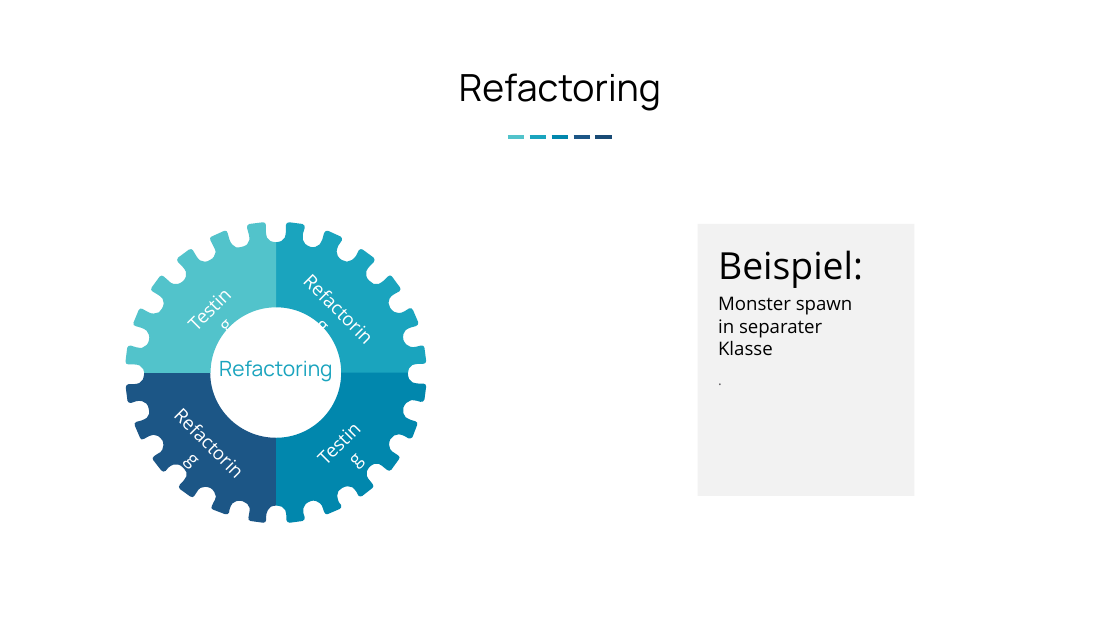
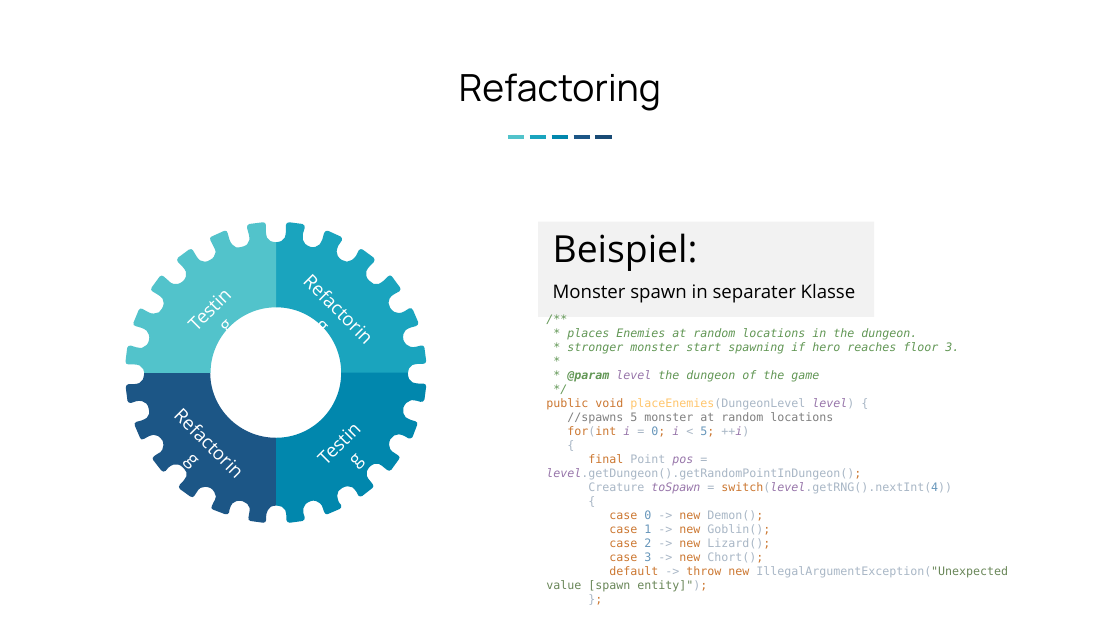
Before and after one commit to jhauter/pm-dungeon3, a slide deck: slide 6 of Präsentation/Projektpräsentation PaAdMi.pptx. Drawn at 1120x630 pixels with LibreOffice and Linux fonts; fonts in the diff are those of the drawing. Boxes give left, top, right and bottom in pixels: in the first picture for what was removed or moved away, otherwise in the second. Text is boxed around its words. In the diff, an @@ line names an element or a change of style, - is before the commit and + after.

```diff
--- a/Präsentation/Projektpräsentation PaAdMi.pptx
+++ b/Präsentation/Projektpräsentation PaAdMi.pptx
@@ rectangle resized from (x1=698, y1=223, x2=915, y2=496) to (x1=539, y1=222, x2=875, y2=317) @@
@@ text "Beispiel:" moved from (x1=718, y1=250, x2=863, y2=288) to (x1=553, y1=233, x2=698, y2=271) @@
@@ text "Monster spawn in separater Klasse" rewrapped from (x1=718, y1=296, x2=852, y2=356) to (x1=553, y1=283, x2=856, y2=303) @@
@@ text added at (x1=546, y1=328, x2=1008, y2=592), 10 pt, text #A9B7C6 @@
+/**
+* places Enemies at random locations in the dungeon.
+* stronger monster start spawning if hero reaches floor 3.
+*
+* @param level the dungeon of the game
+*/
+public void placeEnemies(DungeonLevel level) {
+//spawns 5 monster at random locations
+for(int i = 0; i < 5; ++i)
+{
+final Point pos = level.getDungeon().getRandomPointInDungeon();
+Creature toSpawn = switch(level.getRNG().nextInt(4))
+{
+case 0 -> new Demon();
+case 1 -> new Goblin();
+case 2 -> new Lizard();
+case 3 -> new Chort();
+default -> throw new IllegalArgumentException("Unexpected value [spawn entity]");
+};
@@ text removed at (x1=219, y1=360, x2=333, y2=382) @@
-Refactoring
@@ text removed at (x1=710, y1=366, x2=910, y2=392) @@
-.
```
Also in this commit, not shown: 1 other slide changed.
